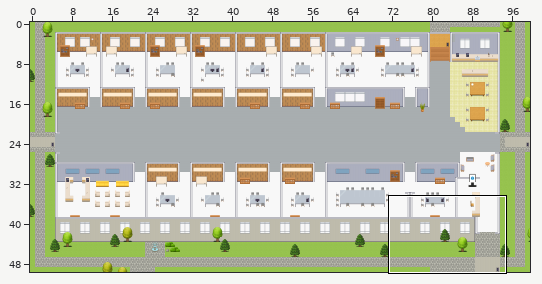
Tiled map (JSON) -- maps/Lab-Enablement-Platform.tmj. Above, an overview of the earlier version with the close-up marked.
Close-up. The starting point:
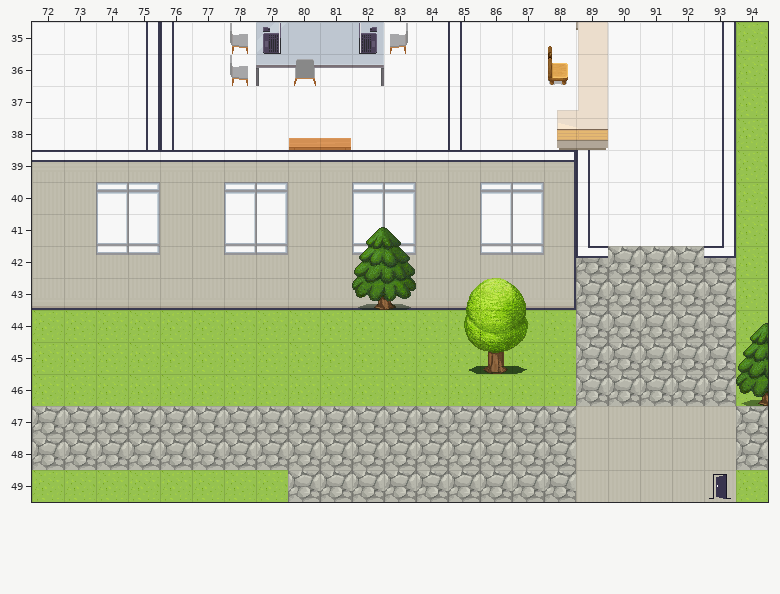
Cells are 32x32 px. Shown: x 72..94, y 35..49.
After the commit:
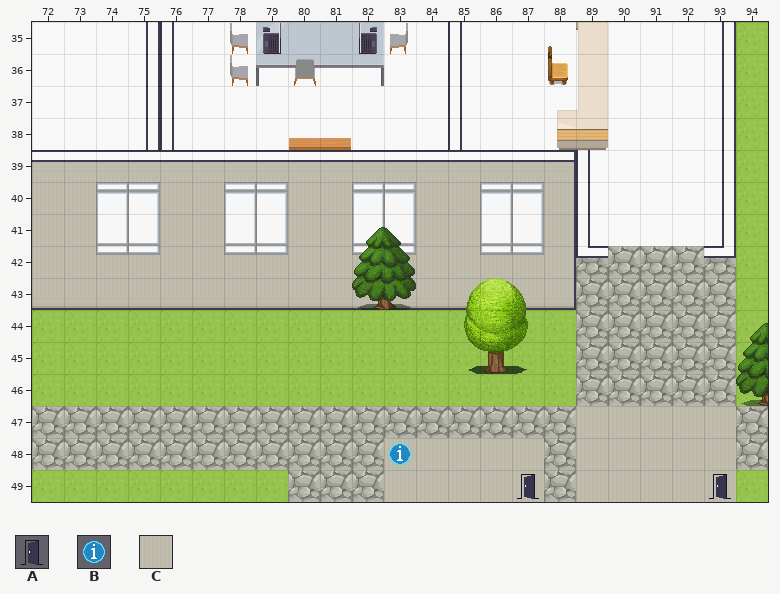
Key: from "User_Zones": A 65, B 104; from "room2": C 328.
_ is an empty cell.
Difference:
Layer "floors":
y 48..49: x 83..87 _____ -> CCCCC
Layer "zones":
y 48: x 83 _ -> B
y 49: x 87 _ -> A
Boxes around the changes in both close-ups, in picture pixels (x1, y1, x2, y2):
added: (384, 438, 544, 502)
